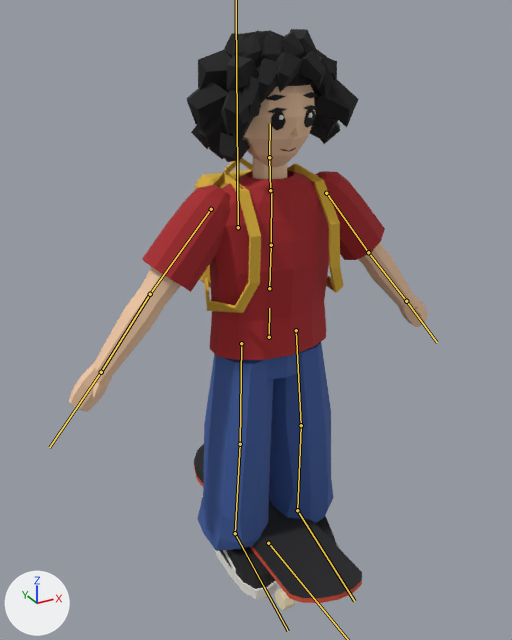
Renders of the glTF model assets/karakter/karakter.glb from each side of a commit.
One viewpoint serves both versions: a 50 mm camera at (-0.87, -1.501, 1.512) aimed at (-0.063, -0.035, 0.779). The axes (+X, +Y, +Z) are drawn at lower left. The lights are the same throughout. The older version comes first. The bones that bend it are drawn over the model as lines.

Names of what the first picture shows: 'KarakterMesh', 'KaykayMesh'.
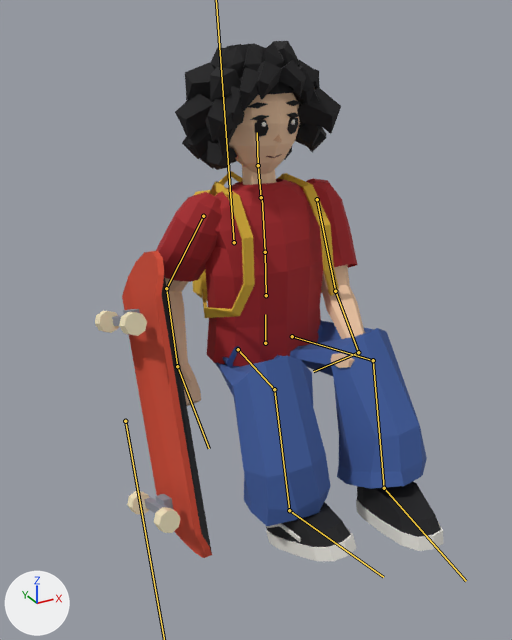
The newer file adds an action. The first version stands in its rest pose; the second is drawn at frame 34 of the action 'otur'.

What the commit changed:
Bone 'board' (bone_board) moves from (0.0, 0.0, 0.0) to (0.43, 0.044, 0.59).
Bone 'board' (bone_board) turns from (0, 0, 0) to (-92, -19, 95) degrees about its own x, y and z.
Bone 'canta' (bone_canta) moves from (0.0, 0.0, 0.0) to (0.0, -0.05, -0.028).
Bone 'canta' (bone_canta) turns from (0, 0, 0) to (-8, 0, 0) degrees about its own x, y and z.
Bone 'hips' (bone_hips) moves from (0.0, 0.0, 0.0) to (0.0, -0.026, -0.02).
Bone 'spine' (bone_spine) turns from (0, 0, 0) to (-5, 0, 0) degrees about its own x, y and z.
Bone 'chest' (bone_chest) turns from (0, 0, 0) to (-3, 0, 0) degrees about its own x, y and z.
Bone 'head' (bone_head) turns from (0, 0, 0) to (4, -3, 0) degrees about its own x, y and z.
Bone 'upper_arm.L' (bone_upper_arm_l) turns from (0, 0, 0) to (-34, 23, 5) degrees about its own x, y and z.
Bone 'forearm.L' (bone_forearm_l) turns from (0, 0, 0) to (-33, -8, -27) degrees about its own x, y and z.
Bone 'hand.L' (bone_hand_l) turns from (0, 0, 0) to (-60, 0, 10) degrees about its own x, y and z.
Bone 'upper_arm.R' (bone_upper_arm_r) turns from (0, 0, 0) to (11, -8, -36) degrees about its own x, y and z.
Bone 'forearm.R' (bone_forearm_r) turns from (0, 0, 0) to (-45, 16, 37) degrees about its own x, y and z.
Bone 'hand.R' (bone_hand_r) turns from (0, 0, 0) to (-12, 0, -8) degrees about its own x, y and z.
Bone 'thigh.L' (bone_thigh_l) turns from (0, 0, 0) to (-94, -14, -3) degrees about its own x, y and z.
Bone 'shin.L' (bone_shin_l) turns from (0, 0, 0) to (72, -7, 10) degrees about its own x, y and z.
Bone 'foot.L' (bone_foot_l) turns from (0, 0, 0) to (8, 3, 6) degrees about its own x, y and z.
Bone 'thigh.R' (bone_thigh_r) turns from (0, 0, 0) to (-92, 14, 4) degrees about its own x, y and z.
Bone 'shin.R' (bone_shin_r) turns from (0, 0, 0) to (81, 9, -11) degrees about its own x, y and z.
Bone 'foot.R' (bone_foot_r) turns from (0, 0, 0) to (-13, -5, -7) degrees about its own x, y and z.

Boxes (x1, y1, x2, y2) around the edits, measured in the pictures (512 x 640 px):
'KarakterMesh', posed (20% narrower, 9% shorter)
    before: (69, 29, 428, 599)
    after: (156, 41, 443, 561)
'KaykayMesh', posed (30% narrower, 83% taller)
    before: (194, 444, 362, 611)
    after: (95, 251, 212, 558)
bone 'hips', root to tip
    before: (269, 337) to (269, 308)
    after: (265, 343) to (265, 314)
bone 'spine', root to tip
    before: (269, 288) to (271, 245)
    after: (266, 295) to (265, 252)
bone 'chest', root to tip
    before: (271, 245) to (271, 190)
    after: (265, 252) to (262, 197)
bone 'head', root to tip
    before: (269, 157) to (270, 123)
    after: (258, 165) to (257, 132)
bone 'upper_arm.L', root to tip
    before: (326, 193) to (368, 252)
    after: (317, 199) to (335, 291)
bone 'forearm.L', root to tip
    before: (368, 252) to (406, 301)
    after: (335, 291) to (358, 352)
bone 'hand.L', root to tip
    before: (406, 301) to (437, 342)
    after: (358, 352) to (313, 371)
bone 'upper_arm.R', root to tip
    before: (211, 209) to (150, 294)
    after: (203, 216) to (166, 288)
bone 'forearm.R', root to tip
    before: (150, 294) to (101, 372)
    after: (166, 288) to (177, 366)
bone 'hand.R', root to tip
    before: (101, 372) to (49, 447)
    after: (177, 366) to (209, 448)
bone 'thigh.L', root to tip
    before: (296, 330) to (301, 425)
    after: (292, 336) to (373, 360)
bone 'shin.L', root to tip
    before: (301, 425) to (297, 510)
    after: (373, 360) to (384, 488)
bone 'foot.L', root to tip
    before: (297, 510) to (354, 601)
    after: (384, 488) to (466, 581)
bone 'thigh.R', root to tip
    before: (241, 343) to (240, 444)
    after: (238, 349) to (274, 389)
bone 'shin.R', root to tip
    before: (240, 444) to (235, 533)
    after: (274, 389) to (289, 510)
bone 'foot.R', root to tip
    before: (235, 533) to (288, 631)
    after: (289, 510) to (383, 577)
